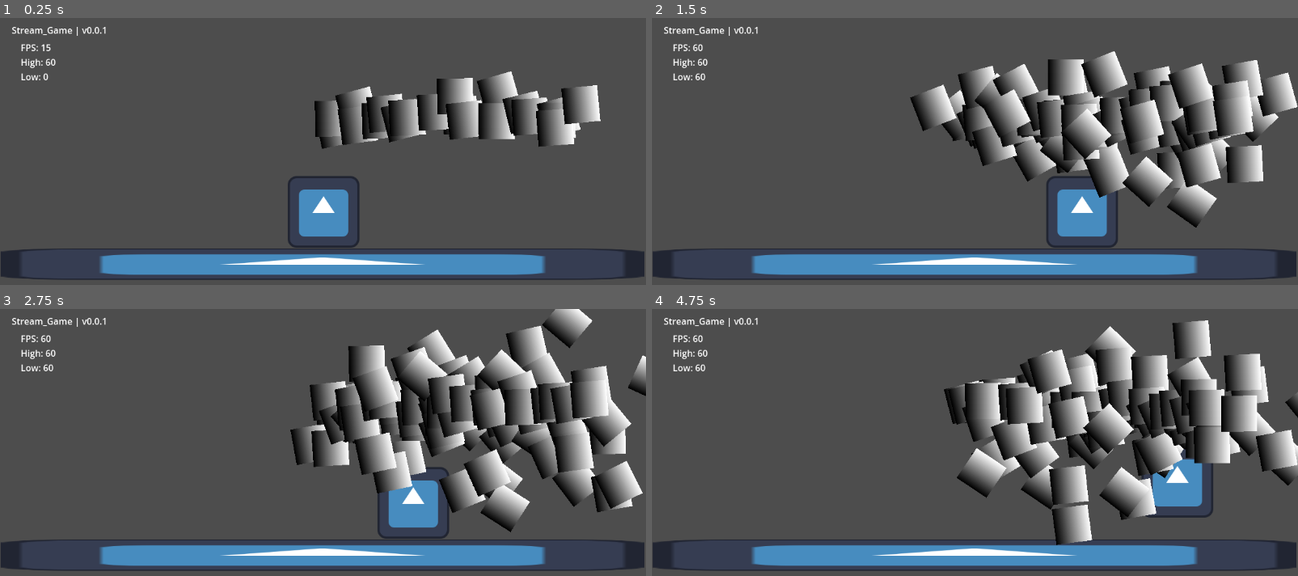
Above: before the commit, frames 1-4 (two rows, left to right).
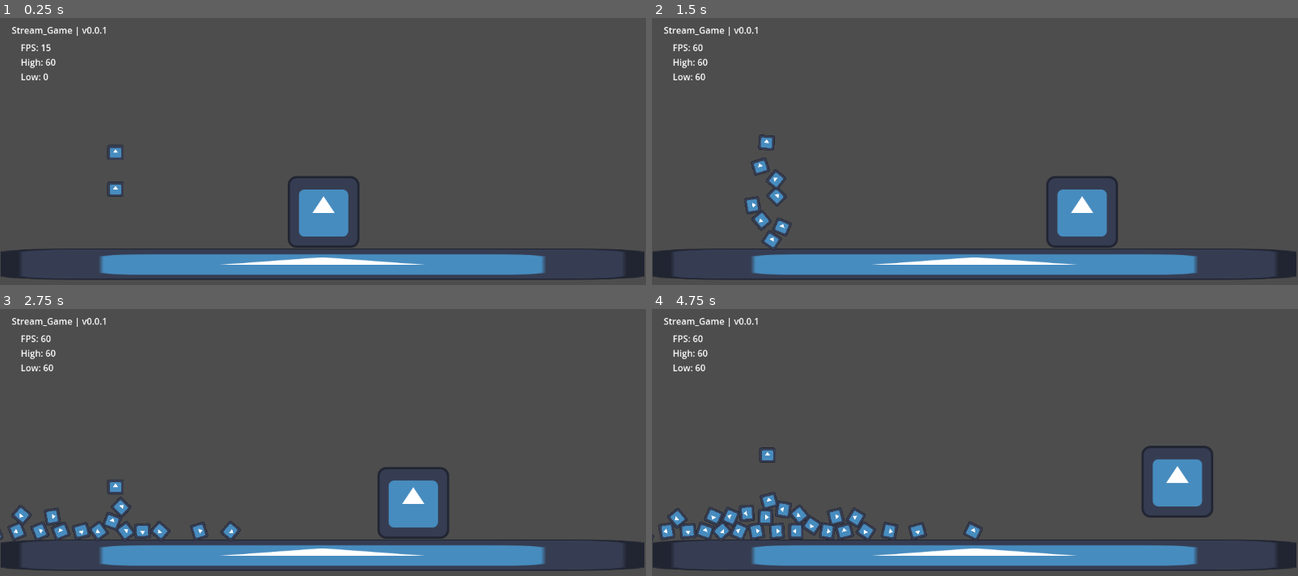
Above: after the commit, the same moments.

Repository: Schweem/CycleTwo
Game: Godot game, scene res://scenes/world_test.tscn
Two runs of this game, one before a commit and one after it. Both use one fixed random seed, a clock stepped at 60 frames per second and the inputs below. The engine's default icon, where the game draws it, is replaced by a stand-in: a white triangle on a blue panel in a dark square.
Inputs:
- Up to frame 1 (0.25 s): no input
- Up to frame 2 (1.5 s): tap Enter at 0.5 s; hold Right (right) from 0.53 s (still down); tap Space (jump) at 0.77 s
- Up to frame 3 (2.75 s): tap Space (jump) at 1.52 s; release Right (right) at 2.03 s; hold Left (left) from 2.03 s (still down)
- Up to frame 4 (4.75 s): release Left (left) at 2.78 s; hold Right (right) 2.78-4.28 s; tap Space (jump) at 3.02, 3.77, 4.52 s; hold Left (left) from 4.28 s (still down)

The runs differ from the first frame. In frame 1, 6.4% of the frame differs, in the area x 16-93%, y 20-67%; in frame 2, 17%; in frame 3, 20%; in frame 4, 21%, in the area x 0-100%, y 4-89%.

Commit message:
cannon! removed particles from test scene

Diff:
--- /dev/null
+++ b/prefabs/bomb.tscn
@@ -0,0 +1,16 @@
+[gd_scene load_steps=3 format=3 uid="uid://sn5nscso06qe"]
+
+[ext_resource type="Texture2D" uid="uid://cg2qnh6h001o3" path="res://assets/icon.svg" id="1_x5b75"]
+
+[sub_resource type="CircleShape2D" id="CircleShape2D_i6uhy"]
+radius = 15.0
+
+[node name="RigidBody2D" type="RigidBody2D"]
+
+[node name="CollisionShape2D" type="CollisionShape2D" parent="."]
+shape = SubResource("CircleShape2D_i6uhy")
+
+[node name="Sprite2D" type="Sprite2D" parent="."]
+position = Vector2(0, -5.96046e-08)
+scale = Vector2(0.226562, 0.210938)
+texture = ExtResource("1_x5b75")
--- a/scenes/world_test.tscn
+++ b/scenes/world_test.tscn
@@ -5,8 +5,8 @@
 [ext_resource type="Script" uid="uid://ycg76yj27jvh" path="res://scripts/debug/fps_counter.gd" id="3_1moov"]
 [ext_resource type="PackedScene" uid="uid://db8ps46qixelv" path="res://prefabs/game_manager.tscn" id="4_63fu1"]
 [ext_resource type="Script" uid="uid://d0htw687undpf" path="res://scripts/debug/frame_stamp.gd" id="5_ob026"]
-[ext_resource type="Script" uid="uid://df4tdk6q17xqr" path="res://scripts/toolbox/array.gd" id="6_i6uhy"]
-[ext_resource type="PackedScene" uid="uid://h2qip6vnmd31" path="res://prefabs/particle_prefab.tscn" id="7_voen0"]
+[ext_resource type="Script" uid="uid://dlhgof7ydc8g1" path="res://scripts/toolbox/cannon.gd" id="8_4bo10"]
+[ext_resource type="PackedScene" uid="uid://sn5nscso06qe" path="res://prefabs/bomb.tscn" id="9_d357a"]
 
 [sub_resource type="RectangleShape2D" id="RectangleShape2D_1moov"]
 size = Vector2(127.808, 139.429)
@@ -45,7 +45,10 @@
 offset_bottom = 33.0
 script = ExtResource("5_ob026")
 
-[node name="Node" type="Node2D" parent="."]
-position = Vector2(583, 172)
-script = ExtResource("6_i6uhy")
-object_scene = ExtResource("7_voen0")
+[node name="cannon" type="Node2D" parent="."]
+position = Vector2(206, 240)
+script = ExtResource("8_4bo10")
+projectile_scene = ExtResource("9_d357a")
+launch_force = 600.0
+min_delay = 0.1
+max_delay = 0.2
--- /dev/null
+++ b/scripts/toolbox/cannon.gd
@@ -0,0 +1,57 @@
+extends Node2D
+
+@export var projectile_scene: PackedScene	# External projectile
+@export var launch_force: float = 240.0		# Magnitude of impulse
+@export var min_delay: float = 2.0
+@export var max_delay: float = 4.0
+
+var _timer: Timer
+# Internal timer
+
+# ---------------------------------------------------------------------
+# READY
+# ---------------------------------------------------------------------
+func _ready() -> void:
+	# Create and configure timer
+	_timer = Timer.new()
+	_timer.one_shot = true
+	_timer.timeout.connect(_on_fire_timeout)
+	add_child(_timer)
+
+	_schedule_next_shot()
+
+
+func _schedule_next_shot() -> void:
+	var t := randf_range(min_delay, max_delay)
+	_timer.start(t)
+
+
+# ---------------------------------------------------------------------
+# Firing Logic
+# ---------------------------------------------------------------------
+func _on_fire_timeout() -> void:
+	_fire_projectile()
+	_schedule_next_shot()
+
+
+func _fire_projectile() -> void:
+	if projectile_scene == null:
+		push_warning("Projectile scene not assigned.")
+		return
+
+	# Instance projectile
+	var projectile := projectile_scene.instantiate()
+
+	# Attach to scene
+	get_tree().current_scene.add_child(projectile)
+
+	# Set position and orientation at cannon origin
+	projectile.global_transform = global_transform
+
+	# Apply physics impulse straight forward (+Z)
+	# Assumes projectile root is a RigidBody2D
+	if projectile is RigidBody2D:
+		var forward := global_transform.y
+		projectile.apply_impulse(forward * launch_force)
+	else:
+		push_warning("Projectile scene root must be a RigidBody2D.")
Not shown, added: cal.txt
Not shown, added: scripts/toolbox/cannon.gd.uid
